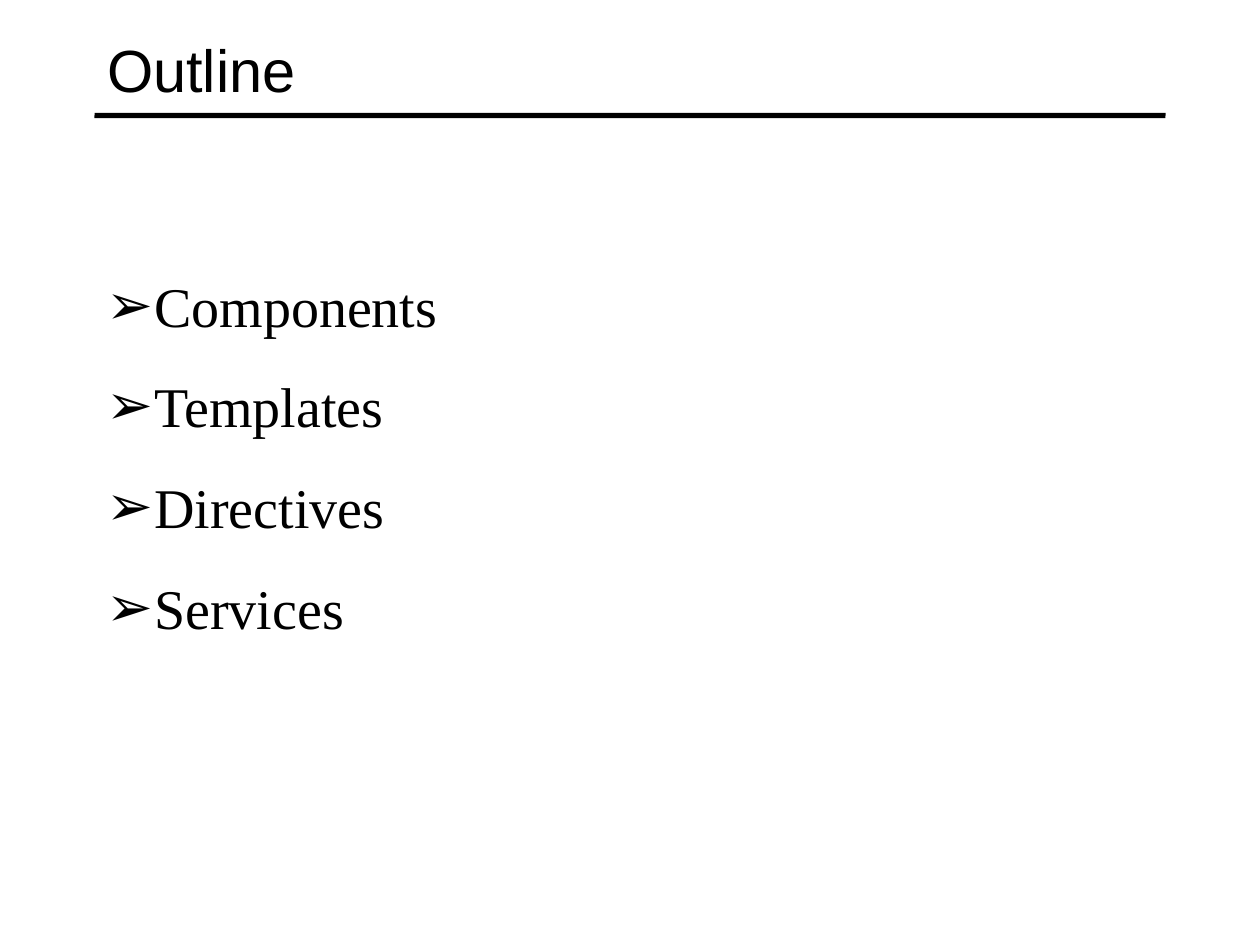
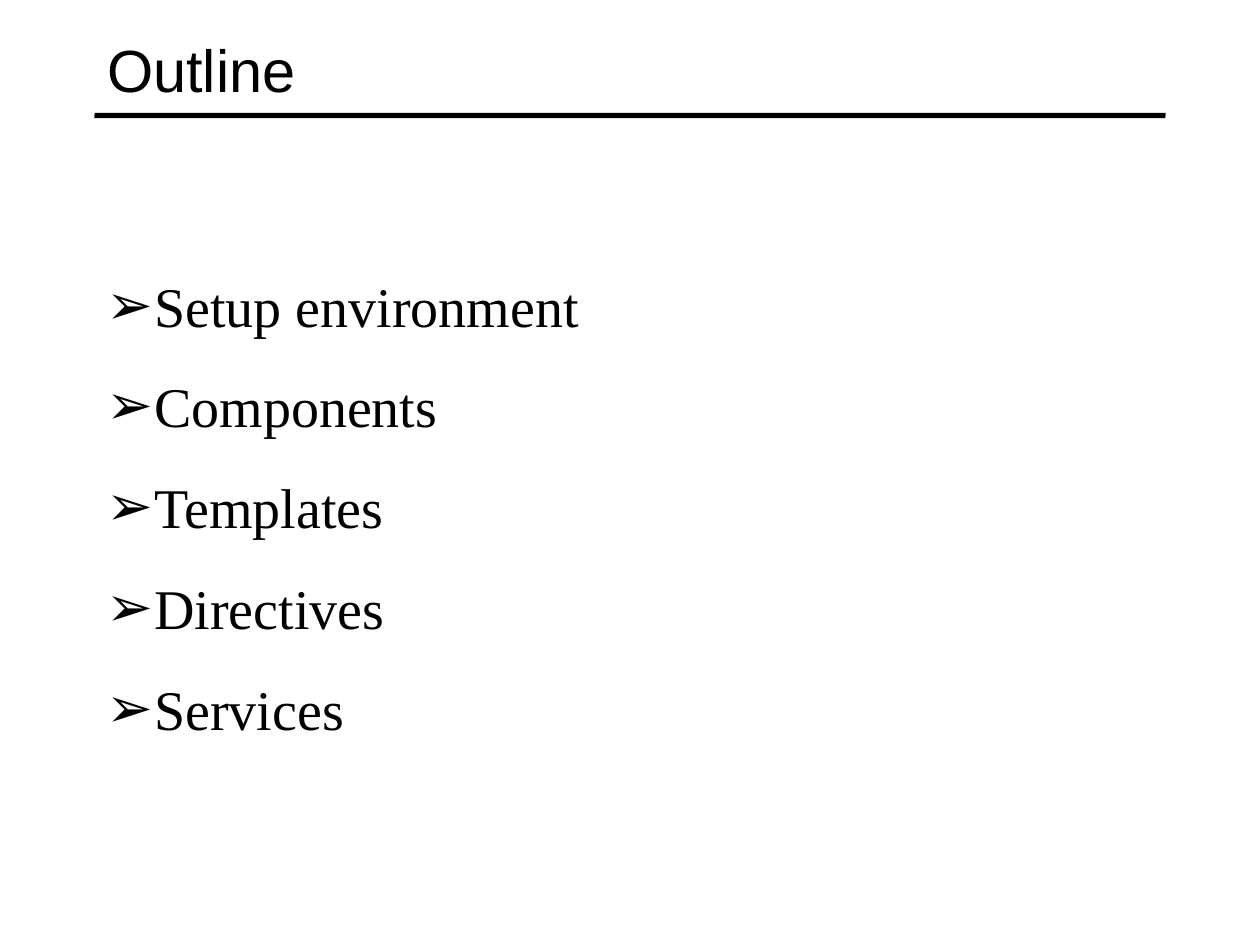
Before and after one commit to specter01wj/Jago_Link_Training, a slide deck: slide 4 of Angular/Angular12/Angular Advanced Course/Essentials/1.Fundamentals/L1_Fundamentals.ppt. Drawn at 1260x945 pixels with LibreOffice and Linux fonts; fonts in the diff are those of the drawing. Boxes give left, top, right and bottom in pixels: in the first picture for what was removed or moved away, otherwise in the second. Text is boxed around its words. In the diff, an @@ line names an element or a change of style, - is before the commit and + after.

```diff
--- a/Angular/Angular12/Angular Advanced Course/Essentials/1.Fundamentals/L1_Fundamentals.ppt
+++ b/Angular/Angular12/Angular Advanced Course/Essentials/1.Fundamentals/L1_Fundamentals.ppt
@@ text at (154, 290, 579, 337): paragraph added @@
+➢ Setup environment
```
Also in this commit, not shown: 4 slides added, 3 other files.
